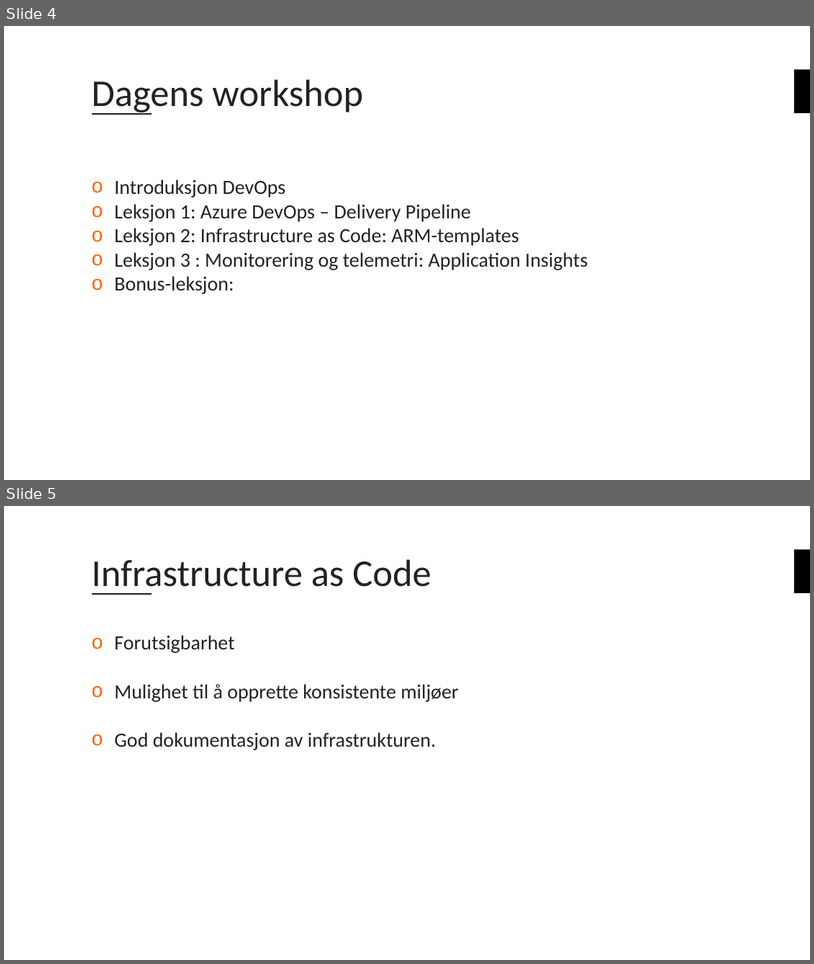
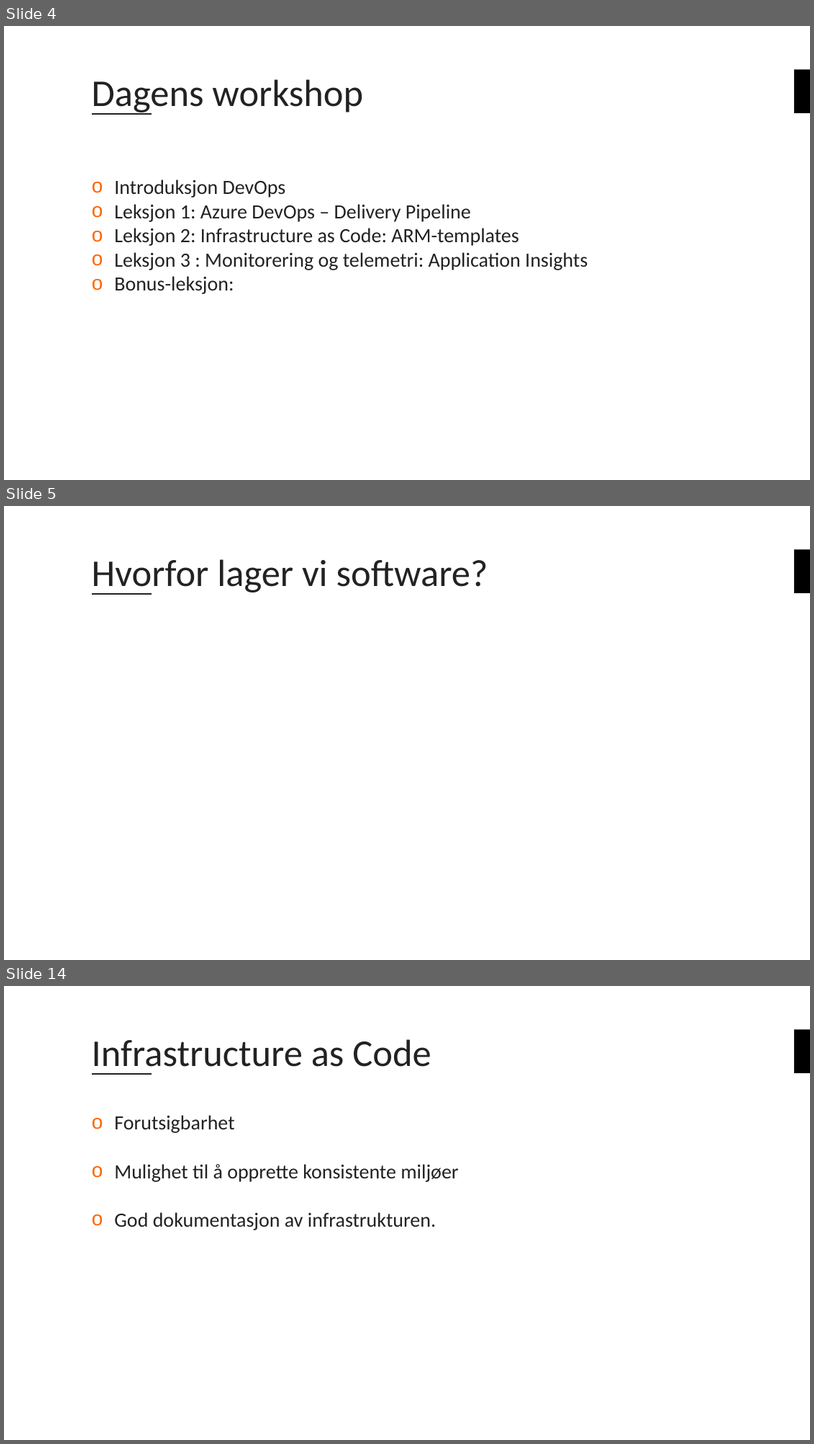
Before and after one commit to bouvet/azure-workshops, a slide deck: Workshop_2/Presentasjon/Azureskolen-Workshop#2.pptx. Shown one above the other, each under a label of ours: slides 4 and 5 before the commit, slides 4, 5 and 14 after it; the slides between them are not shown. The pictures are 814x964 and 814x1444 pixels, drawn with LibreOffice and Linux fonts; fonts in the diff are those of the drawing; background and template pictures are left out. Boxes give left, top, right and bottom in pixels: in the first picture for what was removed or moved away, otherwise in the second. Text is boxed around its words. In the diff, an @@ line names an element or a change of style, - is before the commit and + after.

```diff
--- a/Workshop_2/Presentasjon/Azureskolen-Workshop#2.pptx
+++ b/Workshop_2/Presentasjon/Azureskolen-Workshop#2.pptx
@@ slide 5 added at [4,506,810,960], background #FFFFFF; not listed: 2 template elements that a slide beside it also shows @@
@@ title added at [92,559,489,595], 45 pt, text #222222 @@
+Hvorfor lager vi software?
@@ what was slide 5 is now slide 14 @@
```
Also in this commit, not shown: 8 other slides added.
